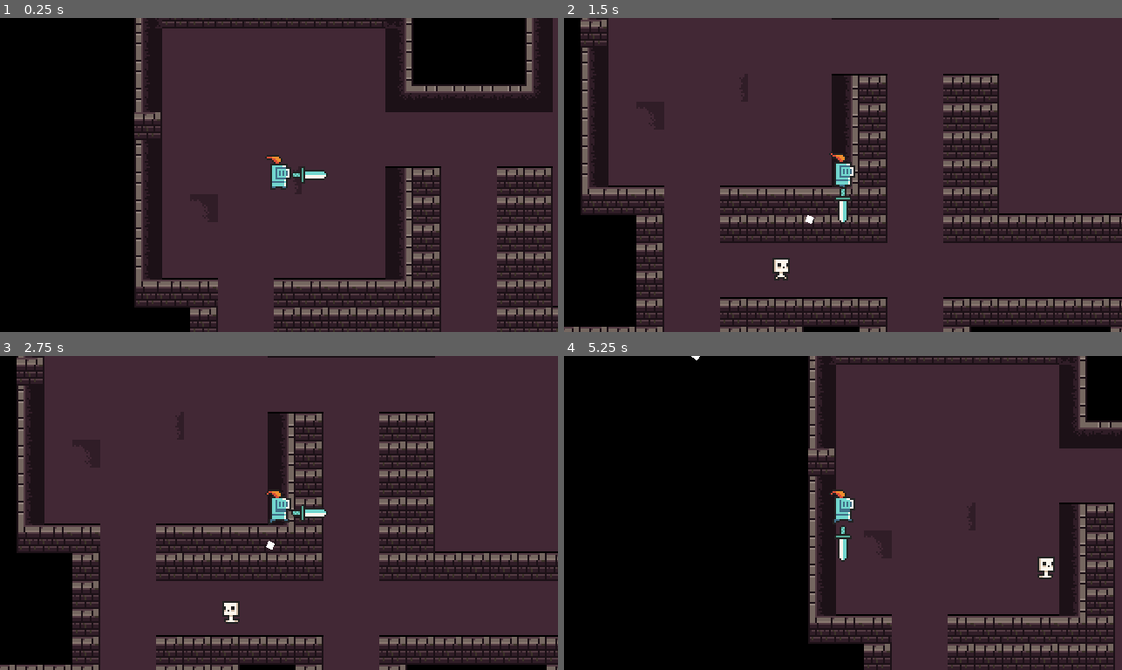
Above: before the commit, frames 1-4 (two rows, left to right).
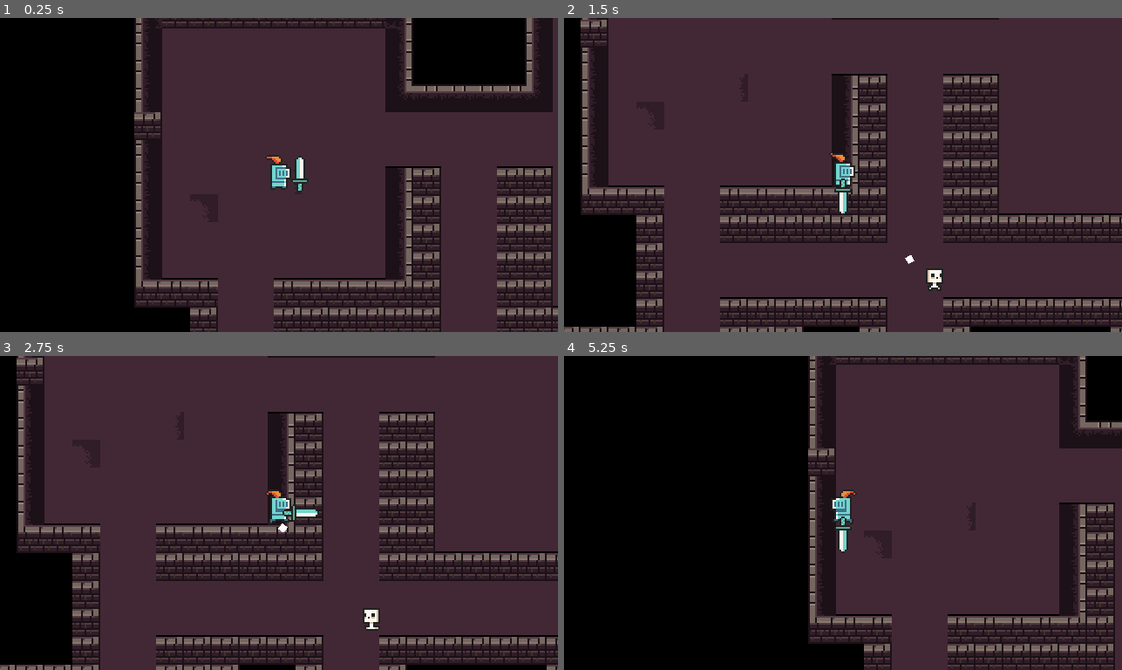
Above: after the commit, the same moments.

Repository: mkinteh2012-glitch/Dungeons-
Game: Godot game, scene res://Sprites/game.tscn
Same seed, same stepped clock (60 frames per second), same inputs: the game is played once before the commit and once after it.
Inputs:
- Up to frame 1 (0.25 s): no input
- Up to frame 2 (1.5 s): tap Enter at 0.5 s; hold D (move_right) 0.53-1.28 s; tap Up (attack) at 0.6, 1.35 s; hold S (move_down) from 1.28 s (still down)
- Up to frame 3 (2.75 s): release S (move_down) at 2.03 s; hold D (move_right) from 2.03 s (still down); tap Alt at 2.1 s; tap Up (attack) at 2.3 s
- Up to frame 4 (5.25 s): release D (move_right) at 2.78 s; hold W (move_up) 2.78-3.53 s; tap Shift at 2.85 s; tap Up (attack) at 3.05, 3.6, 4.35 s; hold A (move_left) 3.53-5.03 s; hold S (move_down) from 5.03 s (still down); tap Alt at 5.1 s

The runs differ from the first frame. In frame 1, 0.3% of the frame differs, in the area x 52-59%, y 43-55%; in frame 2, 0.6%, in the area x 37-68%, y 51-87%; in frame 3, 0.6%; in frame 4, 0.6%.

Commit message:
added the damage stuff player and skittera and balanced it

Diff:
--- a/Scripts/Health.gd
+++ b/Scripts/Health.gd
@@ -3,7 +3,7 @@
 signal died
 signal health_changed(current_health)
 
-@export var max_health := 3        # 3 hearts
+@export var max_health := 6.0        # 3 hearts
 var current_health := max_health
 
 func _ready():
--- a/Scripts/dagger.gd
+++ b/Scripts/dagger.gd
@@ -2,47 +2,39 @@
 
 @export var damage := 25
 @export var cooldown := 0.3
-@export var attack_range := 16
+@export var attack_range := 32.0
 
 var owner_player: CharacterBody2D
 var can_attack := true
 
-@onready var hitbox = $Hitbox # Ensure this Area2D has a CollisionShape2D child
+@onready var hitbox = $Hitbox
 
 func _ready():
-	if not hitbox:
-		push_error("Dagger needs an Area2D node named 'Hitbox'")
 	hitbox.monitoring = false
+	# Connect the signal so it triggers every time it touches something NEW
+	hitbox.body_entered.connect(_on_hitbox_body_entered)
 
-func attack(direction: Vector2):
-	if not can_attack or not owner_player:
-		return
+func _on_hitbox_body_entered(body: Node2D):
+	# Only damage if the hitbox is actually active (lunging)
+	if hitbox.monitoring and body.is_in_group("enemies"):
+		if body.has_method("take_damage"):
+			body.take_damage(damage)
 
+func attack(_direction: Vector2):
+	if not can_attack: return
 	can_attack = false
 
-	# 1. Position the Dagger
-	# We use global_position to ensure it stays where the player swung
-	global_position = owner_player.global_position + direction.normalized() * attack_range
-	rotation = direction.angle()
-
-	# 2. Wake up the Hitbox
+	# 1. Lunge out
+	# Since your sprite is drawn UP, we move it on the Y axis
+	# (Negative Y is Up in Godot)
+	position = Vector2(0, -32)
 	hitbox.monitoring = true
 
-	# 3. Give the Physics Engine time to "feel" the overlap
-	# We wait 0.1 seconds (the duration of your swing/lunge)
 	await get_tree().create_timer(0.1).timeout
 
-	# 4. Check what we hit
-	var bodies = hitbox.get_overlapping_bodies()
+	# 2. RESET to the "Held" position
+	hitbox.monitoring = false
+	position = Vector2(0, -12)
 
-	# Check the 'Output' console for this message!
-	print("Dagger hit: ", bodies)
-
-	for body in bodies:
-		if body.has_method("take_damage") and body != owner_player:
-			body.take_damage(damage)
-
-	# 5. Cleanup
-	hitbox.monitoring = false
 	await get_tree().create_timer(cooldown).timeout
 	can_attack = true
--- a/Scripts/player.gd
+++ b/Scripts/player.gd
@@ -16,11 +16,18 @@
 var is_lunging := false
 
 func _ready():
+	# 1. Connect health
 	health.died.connect(_on_died)
 
+	# 2. Setup the dagger ONCE
 	current_weapon = dagger_scene.instantiate()
+	current_weapon.owner_player = self
 	weapon_holder.add_child(current_weapon)
 
+
+	current_weapon.position = Vector2( 12, 0)
+
+	# 3. Setup the attack timer ONCE
 	var timer = Timer.new()
 	timer.name = "AttackTimer"
 	timer.wait_time = attack_cooldown
@@ -29,44 +36,61 @@
 	add_child(timer)
 
 func _physics_process(_delta):
-	# 1. Handle Lunge Movement
 	if is_lunging:
-		# We use move_and_slide() here too, which prevents clipping through walls
 		move_and_slide()
-		return # Skip normal movement input while lunging
+		return
 
-	# 2. Normal Movement Input
 	var input_vector = Input.get_vector("move_left", "move_right", "move_up", "move_down")
 
-	if input_vector.length() > 0:
-		facing_direction = input_vector
-		velocity = input_vector * speed
+	if input_vector != Vector2.ZERO:
+		# 1. Normalize ensures diagonal speed isn't faster than straight speed
+		facing_direction = input_vector.normalized()
+		velocity = facing_direction * speed
+
+		# 2. Animation logic
 		sprite.play("Run")
-		sprite.flip_h = velocity.x < 0
+		# Only flip if moving significantly left or right to avoid jitter
+		if abs(input_vector.x) > 0.1:
+			sprite.flip_h = input_vector.x < 0
 
-		if weapon_holder is Node2D:
-			weapon_holder.rotation = facing_direction.angle()
+		# 3. ROTATION (The "Walking" direction)
+		if weapon_holder:
+			# Use the angle of the movement vector
+			# We add PI/2 (90 degrees) because your sprite faces DOWN by default
+			weapon_holder.rotation = facing_direction.angle() + PI/2
 	else:
 		velocity = Vector2.ZERO
 		sprite.play("Idle")
 
 	move_and_slide()
-
 func _process(_delta):
 	if Input.is_action_just_pressed("attack") and can_attack:
 		attack()
+
+# --- NEW: DAMAGE FUNCTION ---
+# This is what the projectile calls when it hits the player
+func take_damage(amount: int):
+	if health:
+		# Check if your Health node has its own take_damage function
+		if health.has_method("take_damage"):
+			health.take_damage(amount)
+		# Otherwise, manually subtract from a variable (common if it's a basic script)
+		elif "current_health" in health:
+			health.current_health -= amount
+			if health.current_health <= 0:
+				_on_died()
+
+		print("Player hit for ", amount, " damage!")
 
 func attack():
 	can_attack = false
 	is_lunging = true
 
-	# Apply the lunge velocity
 	velocity = facing_direction * lunge_force
 
 	current_weapon.attack(facing_direction)
 	$AttackTimer.start()
 
-	# Create a quick timer to stop the lunge
 	await get_tree().create_timer(lunge_duration).timeout
 	is_lunging = false
 
@@ -74,4 +98,5 @@
 	can_attack = true
 
 func _on_died():
-	get_tree().reload_current_scene()
+	# Resets the scene when health hits 0
+	get_tree().call_deferred("reload_current_scene")
--- a/Scripts/skitter_projectile.gd
+++ b/Scripts/skitter_projectile.gd
@@ -1,19 +1,28 @@
 extends Area2D
 
 @export var speed := 400.0
+@export var damage := 1.0  # Added an export so you can change damage in the inspector
 var direction := Vector2.ZERO
 
 func _physics_process(delta: float) -> void:
-	# This moves the projectile forward
 	global_position += direction * speed * delta
 
+	# DEBUG: This will print every single thing the bullet touches
+	for body in get_overlapping_bodies():
+		print("I am touching: ", body.name)
+
 func _on_body_entered(body: Node2D) -> void:
+	# 1. Check if it's the player
 	if body.is_in_group("player"):
-		# body.take_damage(10) # Replace with your player damage logic
+		# 2. Call the take_damage function we're adding to your player script
+		if body.has_method("take_damage"):
+			body.take_damage(damage)
+
+		# 3. Destroy the projectile
 		queue_free()
+
 	elif body is TileMap:
 		queue_free()
 
-# Helps performance by deleting bullets that miss
 func _on_visible_on_screen_notifier_2d_screen_exited() -> void:
 	queue_free()
--- a/Sprites/Enemy/skitter.tscn
+++ b/Sprites/Enemy/skitter.tscn
@@ -1,7 +1,8 @@
-[gd_scene load_steps=13 format=3 uid="uid://drcjwnfgschuo"]
+[gd_scene load_steps=14 format=3 uid="uid://drcjwnfgschuo"]
 
 [ext_resource type="Texture2D" uid="uid://cn88p321ynfw" path="res://Images/0x72_DungeonTilesetII_v1.7.png" id="1_8a645"]
 [ext_resource type="Script" uid="uid://bnhqxwp63qmbw" path="res://Scripts/skitter.gd" id="1_kug7q"]
+[ext_resource type="PackedScene" uid="uid://ci38jjf03150f" path="res://Sprites/Projectile/skitter_projectile.tscn" id="2_0thfl"]
 [ext_resource type="Script" uid="uid://dh3hgrq7pmdre" path="res://Scripts/SkitterHealth.gd" id="4_0thfl"]
 
 [sub_resource type="AtlasTexture" id="AtlasTexture_qta1n"]
@@ -69,9 +70,14 @@
 [sub_resource type="RectangleShape2D" id="RectangleShape2D_sl8p1"]
 size = Vector2(8, 13)
 
-[node name="Skitter" type="CharacterBody2D"]
+[node name="Skitter" type="CharacterBody2D" groups=["enemy"]]
 collision_layer = 2
 script = ExtResource("1_kug7q")
+base_speed = 70
+max_speed = 125
+projectile_scene = ExtResource("2_0thfl")
+shoot_cooldown = 1.0
+burst_chance = 0.06
 
 [node name="Timer" type="Timer" parent="."]
 
--- a/Sprites/Player.tscn
+++ b/Sprites/Player.tscn
@@ -70,8 +70,9 @@
 [sub_resource type="RectangleShape2D" id="RectangleShape2D_0ykl6"]
 size = Vector2(8, 14)
 
-[node name="Player" type="CharacterBody2D"]
+[node name="Player" type="CharacterBody2D" groups=["player"]]
 z_index = 1
+collision_layer = 2
 script = ExtResource("1_7dks2")
 
 [node name="AnimatedSprite2D" type="AnimatedSprite2D" parent="."]
--- a/Sprites/Projectile/skitter_projectile.tscn
+++ b/Sprites/Projectile/skitter_projectile.tscn
@@ -7,10 +7,14 @@
 size = Vector2(4, 4)
 
 [node name="SkitterProjectile" type="Area2D"]
+collision_mask = 2
 script = ExtResource("1_6yud1")
+speed = 275.0
 
 [node name="CollisionShape2D" type="CollisionShape2D" parent="."]
 shape = SubResource("RectangleShape2D_6yud1")
 
 [node name="Sprite2D" type="Sprite2D" parent="."]
 texture = ExtResource("1_cbqlo")
+
+[connection signal="body_entered" from="." to="." method="_on_body_entered"]
--- a/Weapons/dagger.tscn
+++ b/Weapons/dagger.tscn
@@ -23,8 +23,8 @@
 height = 20.0
 
 [node name="Dagger" type="Node2D"]
-position = Vector2(17, 0)
-rotation = 1.5707964
+position = Vector2(0, -1)
+rotation = 0.0023882622
 script = ExtResource("1_fees6")
 
 [node name="AnimatedSprite2D" type="AnimatedSprite2D" parent="."]
@@ -37,5 +37,4 @@
 monitoring = false
 
 [node name="CollisionShape2D" type="CollisionShape2D" parent="Hitbox"]
-position = Vector2(0, -1)
 shape = SubResource("CapsuleShape2D_68885")
